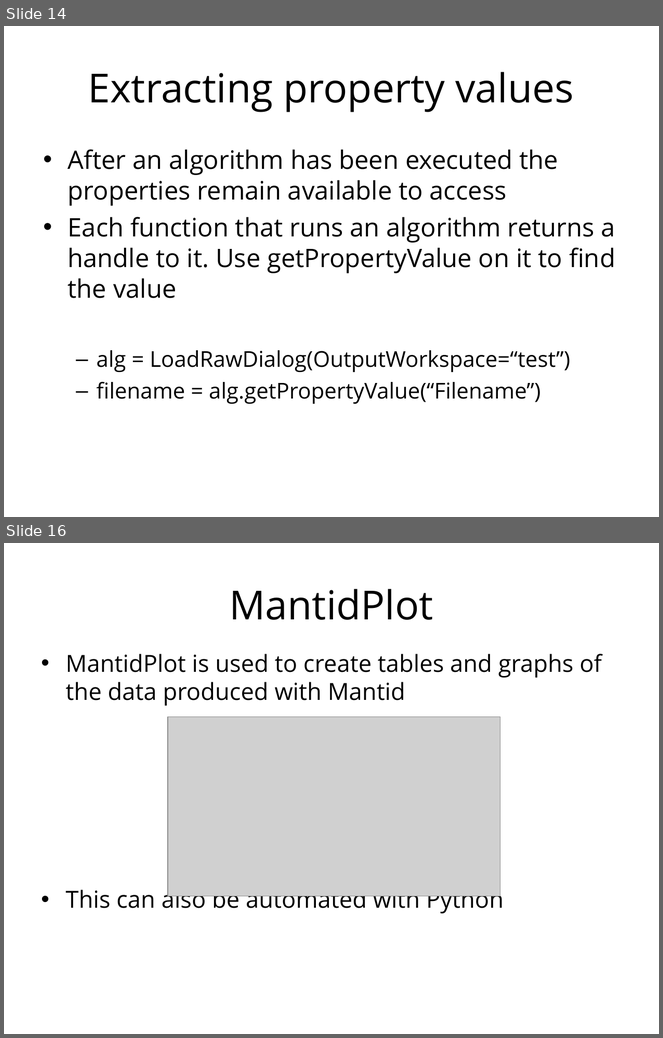
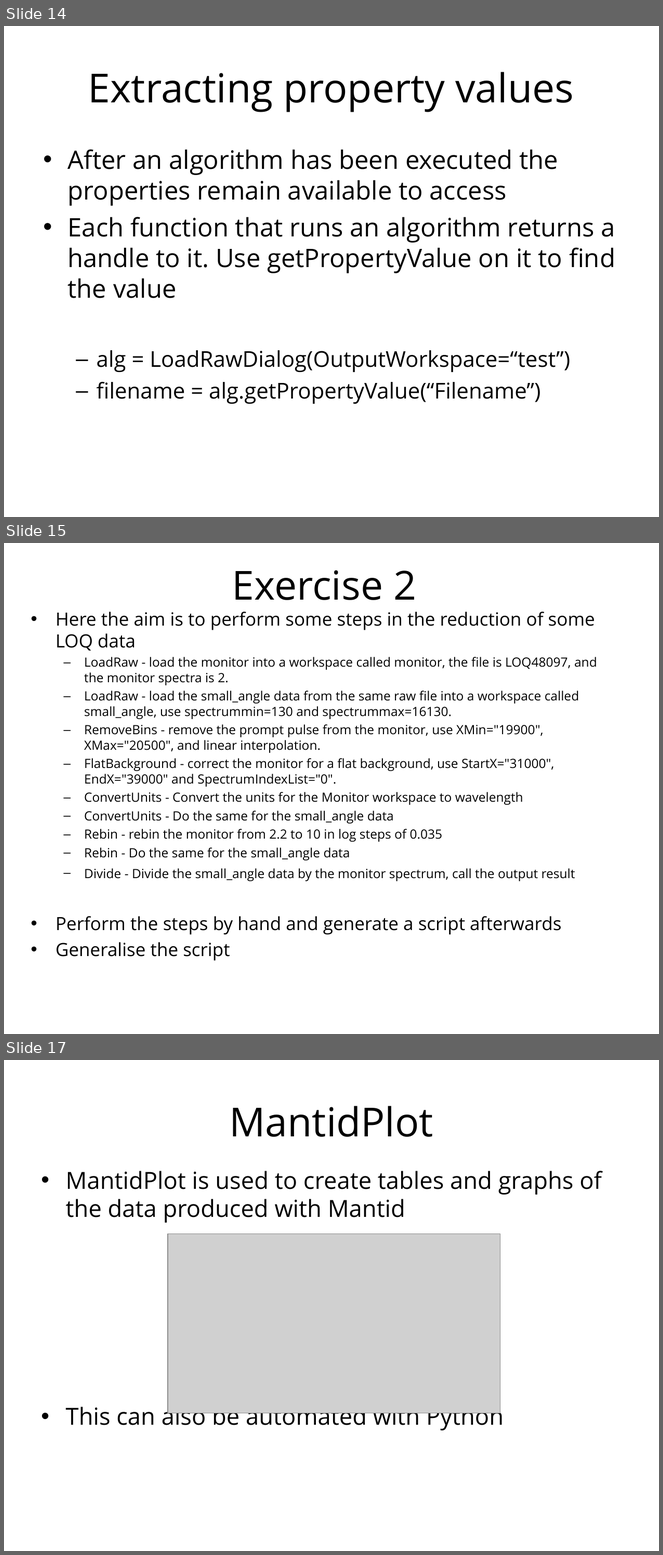
Before and after one commit to mantidproject/documents, a slide deck: Presentations/Python training course/Python in Mantid.ppt. Shown one above the other, each under a label of ours: slides 14 and 16 before the commit, slides 14, 15 and 17 after it; the slides between them are not shown. The pictures are 663x1038 and 663x1555 pixels, drawn with LibreOffice and Linux fonts; fonts in the diff are those of the drawing; grey boxes stand for pictures; background and template pictures are left out. Boxes give left, top, right and bottom in pixels: in the first picture for what was removed or moved away, otherwise in the second. Text is boxed around its words. In the diff, an @@ line names an element or a change of style, - is before the commit and + after.

```diff
--- a/Presentations/Python training course/Python in Mantid.ppt
+++ b/Presentations/Python training course/Python in Mantid.ppt
@@ slide 15 added at bbox=[4, 543, 659, 1034], background #FFFFFF @@
@@ title added at bbox=[232, 570, 416, 600], 44 pt, text #000000 @@
+Exercise 2
@@ text added at bbox=[55, 612, 597, 961], 14 pt, text #000000 @@
+• Here the aim is to perform some steps in the reduction of some LOQ data
+  – LoadRaw - load the monitor into a workspace called monitor, the file is LOQ48097, and the monitor spectra is 2.
+  – LoadRaw - load the small_angle data from the same raw file into a workspace called small_angle, use spectrummin=130 and spectrummax=16130.
+  – RemoveBins - remove the prompt pulse from the monitor, use XMin="19900", XMax="20500", and linear interpolation.
+  – FlatBackground - correct the monitor for a flat background, use StartX="31000", EndX="39000" and SpectrumIndexList="0".
+  – ConvertUnits - Convert the units for the Monitor workspace to wavelength
+  – ConvertUnits - Do the same for the small_angle data
+  – Rebin - rebin the monitor from 2.2 to 10 in log steps of 0.035
+  – Rebin - Do the same for the small_angle data
+  – Divide - Divide the small_angle data by the monitor spectrum, call the output result
+• Perform the steps by hand and generate a script afterwards
+• Generalise the script
@@ what was slide 16 is now slide 17 @@
```
Also in this commit, not shown: 6 other slides added, 2 slides removed.
